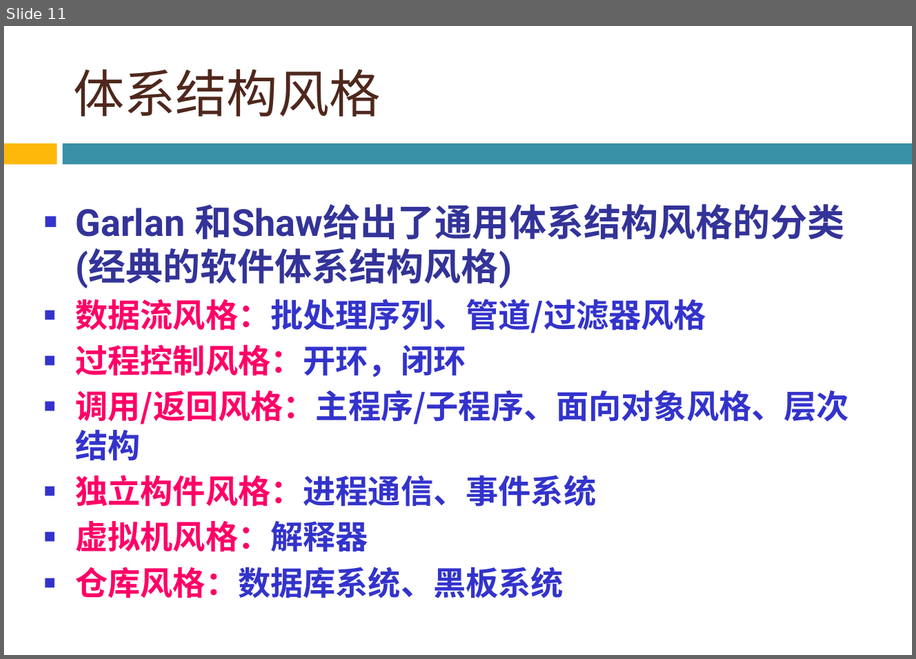
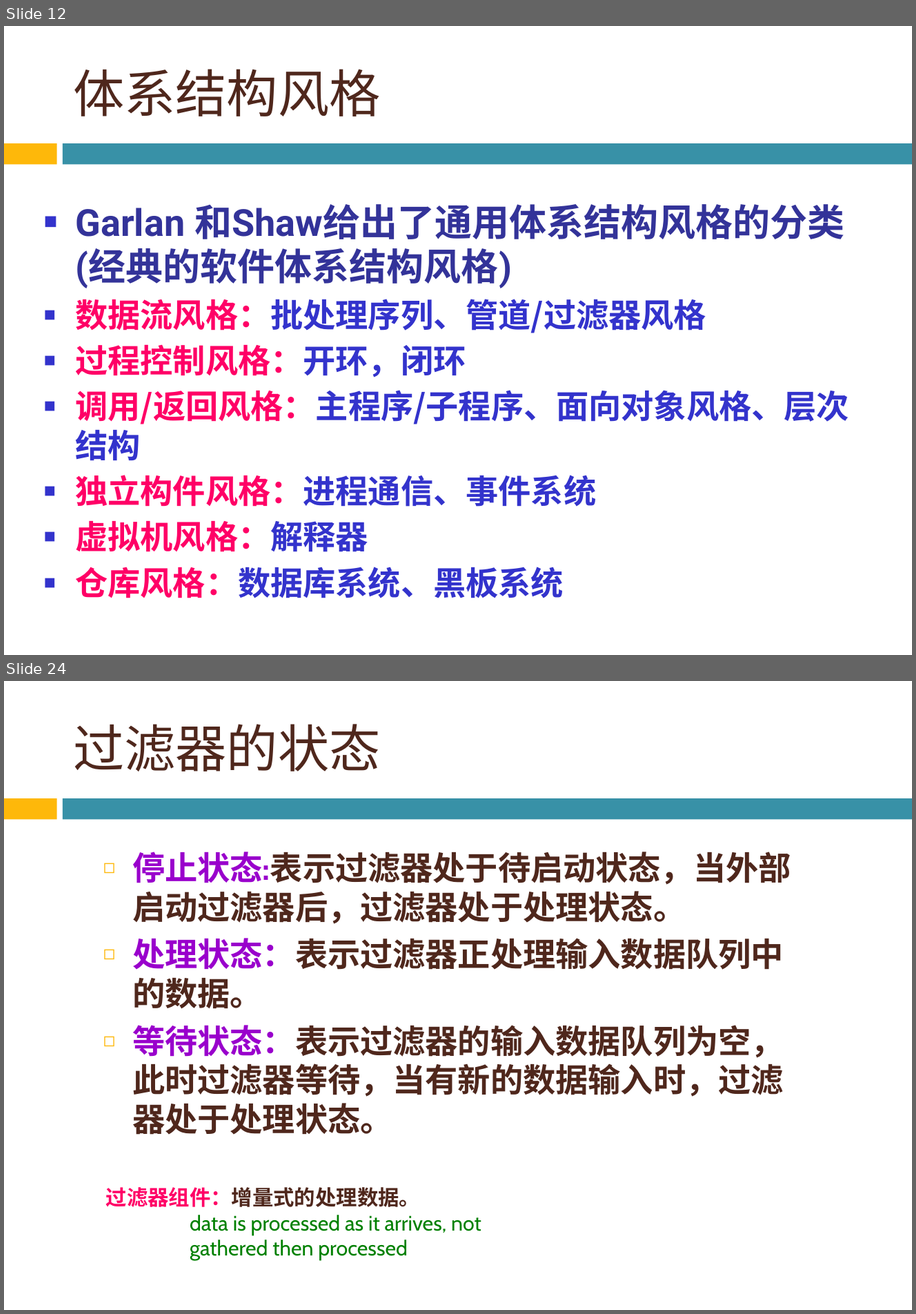
Before and after one commit to bonkboykz/jz81.github.io, a slide deck: course/smt/LectureNotes/(Spring2016)Lecture4.pptx. Shown one above the other, each under a label of ours: slide 11 before the commit, slides 12 and 24 after it; the slides between them are not shown. The pictures are 916x659 and 916x1314 pixels, drawn with LibreOffice and Linux fonts; fonts in the diff are those of the drawing; background and template pictures are left out. Boxes give left, top, right and bottom in pixels: in the first picture for what was removed or moved away, otherwise in the second. Text is boxed around its words. In the diff, an @@ line names an element or a change of style, - is before the commit and + after.

```diff
--- a/course/smt/LectureNotes/(Spring2016)Lecture4.pptx
+++ b/course/smt/LectureNotes/(Spring2016)Lecture4.pptx
@@ slide 24 added at [4, 681, 912, 1310], background picture (left out); not listed: 2 template elements that a slide beside it also shows @@
@@ title added at [73, 724, 380, 771], 44 pt, text #4F271C @@
+过滤器的状态
@@ text added at [132, 851, 791, 1134], 28 pt, text #4F271C, bold @@
+◻ 停止状态:表示过滤器处于待启动状态，当外部启动过滤器后，过滤器处于处理状态。
+◻ 处理状态：表示过滤器正处理输入数据队列中的数据。
+◻ 等待状态：表示过滤器的输入数据队列为空，此时过滤器等待，当有新的数据输入时，过滤器处于处理状态。
@@ text added at [106, 1187, 481, 1260], 18 pt, text #008000 @@
+过滤器组件：增量式的处理数据。
+    data is processed as it arrives, not gathered then processed
@@ what was slide 11 is now slide 12 @@
```
Also in this commit, not shown: 1 slide changed, 75 other slides added, 1 slide removed.
